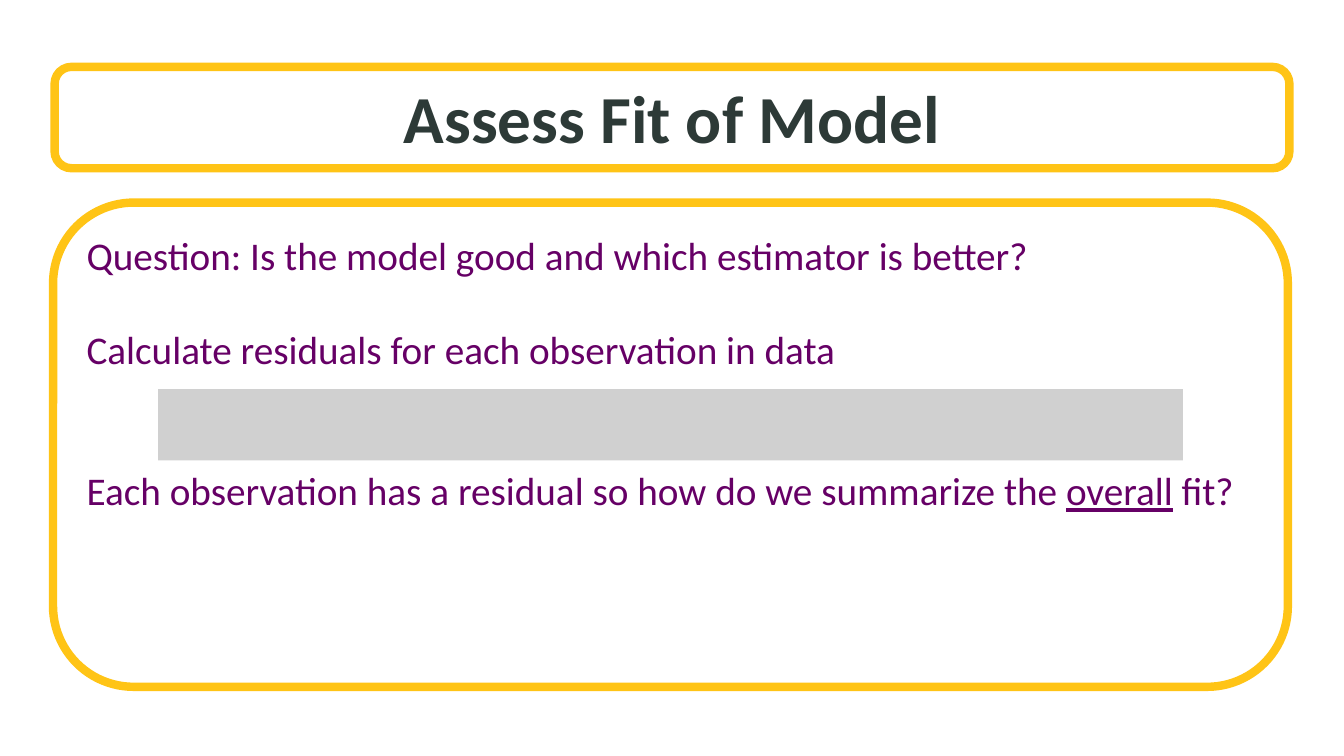
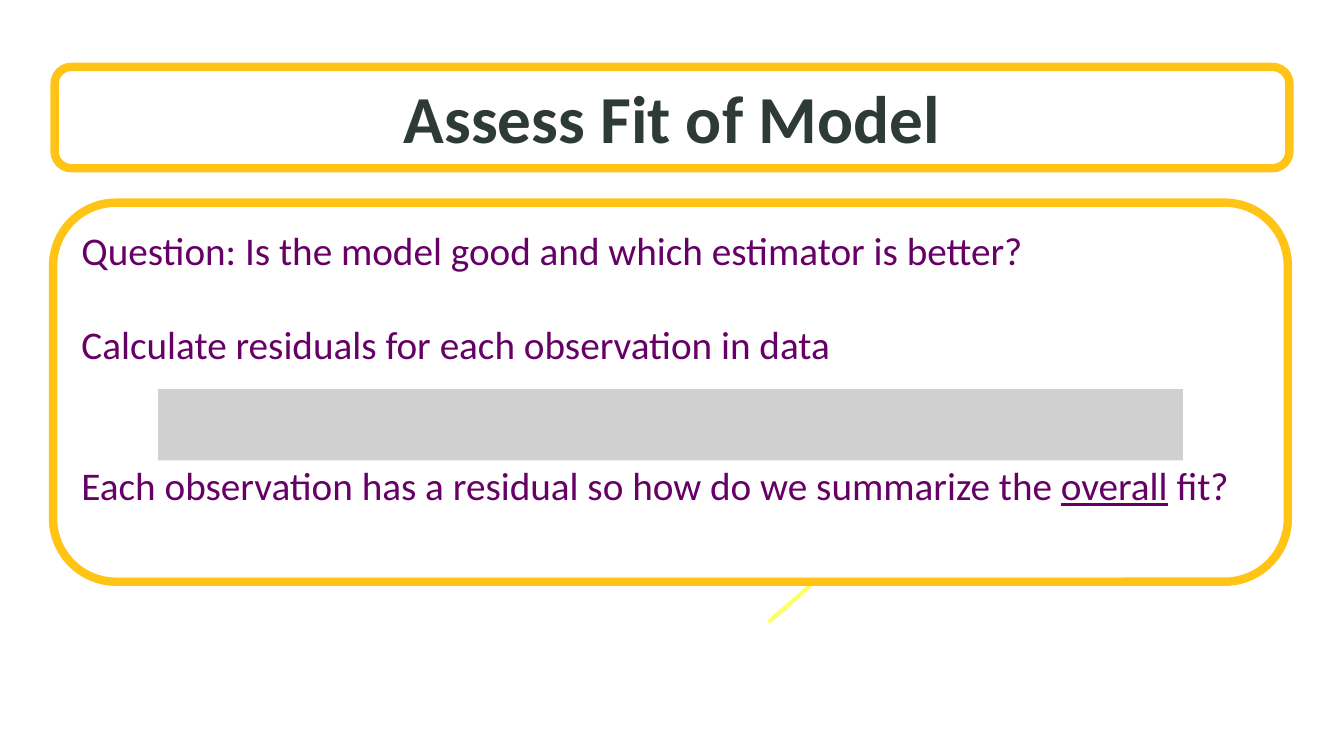
Before and after one commit to SuperMarioGiacomazzo/STOR455_WEBSITE, a slide deck: slide 7 of Lectures/2 - Four Step Process.pptx. Drawn at 1344x756 pixels with LibreOffice and Linux fonts; fonts in the diff are those of the drawing; grey boxes stand for pictures; background and template pictures are left out. Boxes give left, top, right and bottom in pixels: in the first picture for what was removed or moved away, otherwise in the second. Text is boxed around its words. In the diff, an @@ line names an element or a change of style, - is before the commit and + after.

```diff
--- a/Lectures/2 - Four Step Process.pptx
+++ b/Lectures/2 - Four Step Process.pptx
@@ rounded rectangle "Question: Is the model good ...": place and size @@
-rounded rectangle "Question: Is the model good ..." at [53,203,1289,687]
+rounded rectangle "Question: Is the model good ..." at [53,203,1289,582]
@@ arrow added from (768, 622) to (836, 564), #FFFF66 3 pt @@
```
Also in this commit, not shown: 4 other slides changed, 6 slides added, 9 slides removed, 14 other files.
